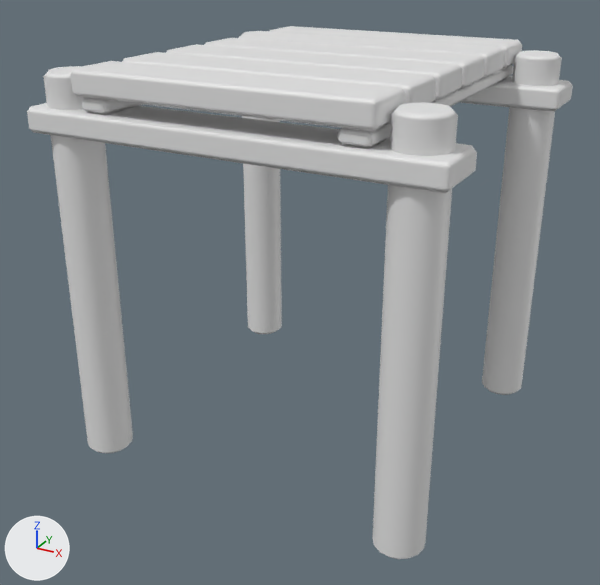
A saved change to the FBX model CrashCourse/Assets/ART_Assets/Platforms/Small/M_Small_Medium_High_2.fbx.
Rendered twice from a camera (50 mm lens) standing at (59.95, 38.39, 3.48) and looking at (55.91, 45.73, -0.19). Lighting does not change. The marker at lower left points along +X, +Y and +Z. The older version comes first. Where no turn or scale is listed for an object, it has been applied to the vertices.

The scene before the commit, as lines of its bpy script (objects in view):
```python
me_cube_713 = bpy.data.meshes.new('Cube.713')
me_cube_713.from_pydata(...)  # 496 vertices, 460 faces; spans x -2.1..2.1, y -2.0..2.0, z -4.07..0.13
ob_cube_628 = bpy.data.objects.new('Cube.628', me_cube_713)
ob_cube_628.location = (56.0, 46.0, 2.22)
```
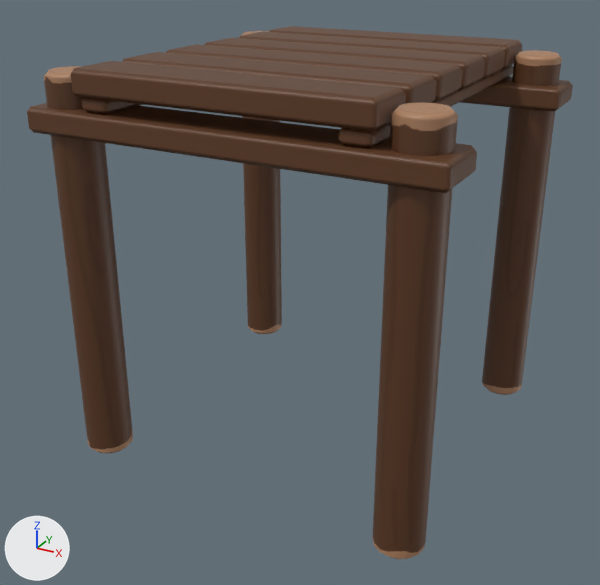
Pixel boxes [x1, y1, x2, y2] of what changed, in the pictures (600 x 585 px):
'Cube.628', recoloured (white to brown)
    both: [27, 26, 573, 559]

What changed in the scene script:
```text
Add img_row_4_uv_png:
    img_row_4_uv_png = load_image('Row_4_UV.png', '../Textures/Row_4_UV.png', 1024, 1024, 'sRGB')
Add mat_row_4:
    mat_row_4 = principled_material('Row_4')
    mat_row_4.texture = img_row_4_uv_png
Change me_cube_713:
    where me_cube_713.from_pydata(...)  # 496 vertices, 460 faces; spans x -2.1..2.1, y -2.0..2.0, z -4.07..0.13
    add me_cube_713.materials.append(mat_row_4)  # picture img_row_4_uv_png
```
